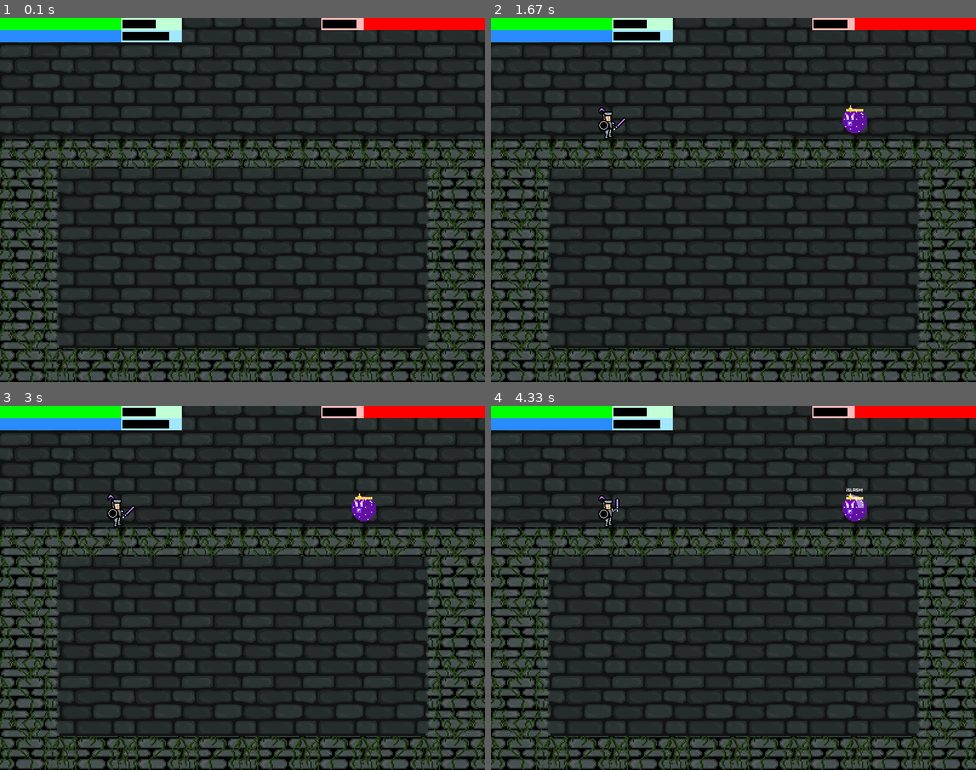
Above: before the commit, frames 1-4 (two rows, left to right).
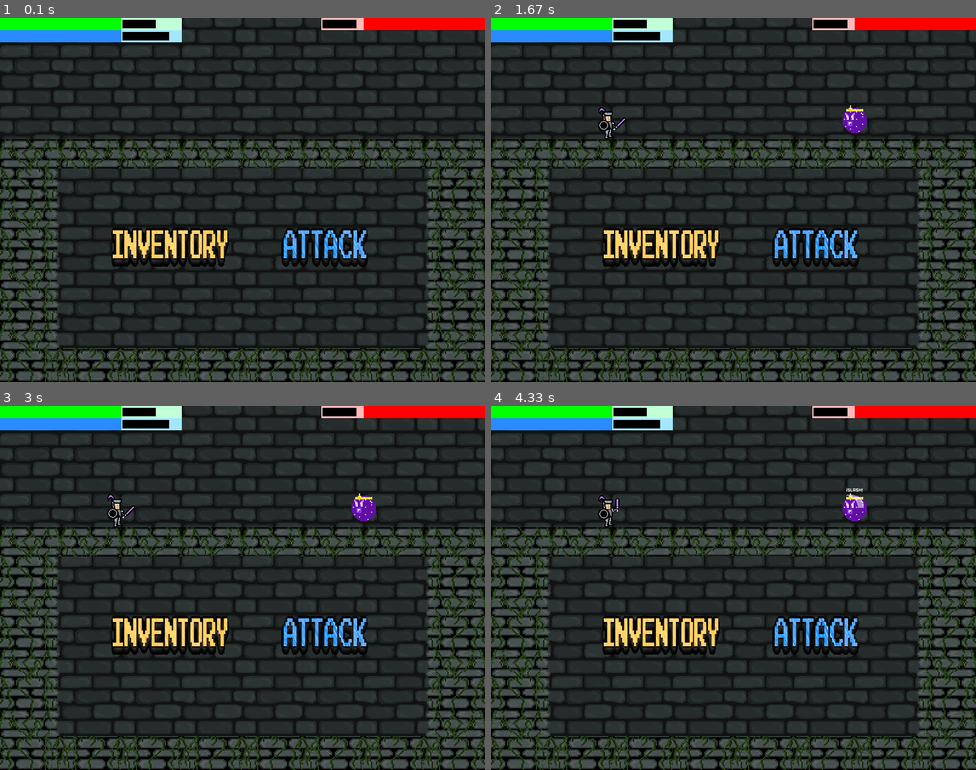
Above: after the commit, the same moments.

Repository: Gabo-TheCreator/MACC_ProyectoProgramacion2020-1
Game: pygame game, started from REQUIEM OF THE FALLEN/main.py
Same seed, same stepped clock (60 frames per second), same inputs: the game is played once before the commit and once after it.
Inputs:
- Up to frame 1 (0.1 s): no input
- Up to frame 2 (1.67 s): hold Right 0.33-0.8 s; tap Enter at 1.23 s; hold Right from 1.63 s (still down)
- Up to frame 3 (3 s): release Right at 2.1 s; tap Enter at 2.8 s
- Up to frame 4 (4.33 s): hold Left 3.2-3.67 s; type "a" at 4.2 s

The runs differ from the first frame. In frame 1, 3.2% of the frame differs, in the area x 23-76%, y 57-69%; in frame 2, 3.2%; in frame 3, 3.2%; in frame 4, 3.2%.

Commit message:
Update ActionMenu.py
[ADD] Add images for the ActionMenu
[ADD] Add button interactor for the action menu

Diff:
--- a/REQUIEM OF THE FALLEN/ActionMenu.py
+++ b/REQUIEM OF THE FALLEN/ActionMenu.py
@@ -1,6 +1,9 @@
 import pygame
 import Common
 from Constantes import Constants
+from inGameButtonsInteractor import inGameButtonsInteractor
+from pygame_functions import *
+from enums import Enums
 
 class ActionMenu:
 
@@ -11,7 +14,23 @@
     thisEnemy = None
     thisScreen = None
 
-    def __init__(self, player, enemy, screen):
+    menuState = None
+
+    buttonsInteractor = inGameButtonsInteractor()
+
+    def __init__(self):
+        self.initBaseMenu()
+
+    def initBaseMenu(self):
+        self.menuState = Enums.inGame.Menu.States.baseState
+
+    def initInventory(self):
+        self.menuState = Enums.inGame.Menu.States.inventory
+
+    def initAttack(self):
+        self.menuState = Enums.inGame.Menu.States.attack
+
+    def updateMenuData(self, player, enemy, screen):
         if player != None and enemy != None and screen != None:
             self.thisPlayer = player
             self.thisEnemy = enemy
@@ -19,6 +38,32 @@
 
     def displayMenu(self):
         print("displayMenu")
+
+        if self.menuState == Enums.inGame.Menu.States.baseState:
+            self.reloadBaseMenu(self.buttonsInteractor.baseButtonsIndex, False)
+            if keyPressed("right"):
+                self.buttonsInteractor.baseButtonsIndex = self.buttonsInteractor.validateBaseButtonsNewIndexPosition(self.buttonsInteractor.baseButtonsIndex, Enums.inGame.Menu.baseState.directions.right)
+                self.reloadBaseMenu(self.buttonsInteractor.baseButtonsIndex, True)
+            elif keyPressed("left"):
+                self.buttonsInteractor.baseButtonsIndex = self.buttonsInteractor.validateBaseButtonsNewIndexPosition(self.buttonsInteractor.baseButtonsIndex, Enums.inGame.Menu.baseState.directions.left)
+                self.reloadBaseMenu(self.buttonsInteractor.baseButtonsIndex, True)
+            elif keyPressed("return"):
+                self.redirectToMenu(self.buttonsInteractor.baseButtonsIndex)
+        elif self.menuState == Enums.inGame.Menu.States.inventory:
+            if keyPressed("right"):
+                print("Inventory")
+            elif keyPressed("left"):
+                print("Inventory")
+            elif keyPressed("return"):
+                print("Inventory")
+        elif self.menuState == Enums.inGame.Menu.States.attack:
+            self.reloadAttackMenu(self.buttonsInteractor.attackButtonsIndex, False)
+            if keyPressed("right"):
+                print("Attack")
+            elif keyPressed("left"):
+                print("Attack")
+            elif keyPressed("return"):
+                print("Attack")
 
     def actionMenuScreenCorrectPosition(self, xpos, ypos):
 
@@ -32,10 +77,33 @@
 
     def reloadBaseMenu(self, newIndex, withSound):
         # Unselected view
+
         self.thisScreen.blit(self.cons.botones.INVENTORY_n, (self.actionMenuScreenCorrectPosition(80, 90)))
         self.thisScreen.blit(self.cons.botones.ATTACK_n, ((self.actionMenuScreenCorrectPosition(360, 90))))
 
         if withSound:
             self.common.EndLine.play()
 
-        pygame.display.update()
+        selectedButton = self.buttonsInteractor.baseButtons[newIndex]
+
+        if selectedButton == self.buttonsInteractor.baseButtons[0]:
+            self.thisScreen.blit(self.cons.botones.INVENTORY_s, (self.actionMenuScreenCorrectPosition(80, 90)))
+        elif selectedButton == self.buttonsInteractor.baseButtons[1]:
+            self.thisScreen.blit(self.cons.botones.ATTACK_s, ((self.actionMenuScreenCorrectPosition(360, 90))))
+
+
+    def reloadAttackMenu(self, newIndex, withSound):
+
+        self.thisScreen.blit(self.cons.botones.SLASH_n, (self.actionMenuScreenCorrectPosition(20, 20)))
+        self.thisScreen.blit(self.cons.botones.SPELL_n, (self.actionMenuScreenCorrectPosition(140, 20)))
+
+        if withSound:
+            self.common.EndLine.play()
+
+    def redirectToMenu(self, selectedButtonIndex):
+        if selectedButtonIndex == 0:
+            print("Inventory")
+            self.initInventory()
+        elif selectedButtonIndex == 1:
+            print("Attack")
+            self.initAttack()
--- a/REQUIEM OF THE FALLEN/Common.py
+++ b/REQUIEM OF THE FALLEN/Common.py
@@ -25,6 +25,18 @@
 
 BACK_n = cons.botones.BACK_n
 BACK_s = cons.botones.BACK_s
+SLASH_n = cons.botones.SLASH_n
+SLASH_s = cons.botones.SLASH_s
+SPELL_n  = cons.botones.SPELL_n
+SPELL_s  = cons.botones.SPELL_s
+HEALTH_n = cons.botones.HEALTH_n
+HEALTH_s = cons.botones.HEALTH_s
+BOOST_n = cons.botones.BOOST_n
+BOOST_s = cons.botones.BOOST_s
+EMPTY_n = cons.botones.EMPTY_n
+EMPTY_s = cons.botones.EMPTY_s
+MANA_n = cons.botones.MANA_n
+MANA_s = cons.botones.MANA_s
 
 # ======= THEMES/SOUND EFFECTS =============================================
 
--- a/REQUIEM OF THE FALLEN/Constantes.py
+++ b/REQUIEM OF THE FALLEN/Constantes.py
@@ -113,6 +113,31 @@
         INVENTORY_s = pygame.image.load(img + txt + but + "INVENTORYselect.png")
         INVENTORY_n = pygame.transform.scale(INVENTORY_n, (200, 75))
         INVENTORY_s = pygame.transform.scale(INVENTORY_s, (200, 75))
+        SLASH_n = pygame.image.load(img + txt + but + "SLASHnorm.png")
+        SLASH_s = pygame.image.load(img + txt + but + "SLASHselect.png")
+        SLASH_n = pygame.transform.scale(SLASH_n, (150, 75))
+        SLASH_s = pygame.transform.scale(SLASH_s, (150, 75))
+        SPELL_n = pygame.image.load(img + txt + but + "SPELLnorm.png")
+        SPELL_s = pygame.image.load(img + txt + but + "SPELLselect.png")
+        SPELL_n = pygame.transform.scale(SPELL_n, (150, 75))
+        SPELL_s = pygame.transform.scale(SPELL_s, (150, 75))
+        HEALTH_n = pygame.image.load(img + txt + but + "HEALTHnorm.png")
+        HEALTH_s = pygame.image.load(img + txt + but + "HEALTHselect.png")
+        HEALTH_n = pygame.transform.scale(HEALTH_n, (150, 75))
+        HEALTH_s = pygame.transform.scale(HEALTH_s, (150, 75))
+        BOOST_n = pygame.image.load(img + txt + but + "BOOSTnorm.png")
+        BOOST_s = pygame.image.load(img + txt + but + "BOOSTselect.png")
+        BOOST_n = pygame.transform.scale(BOOST_n, (150, 75))
+        BOOST_s = pygame.transform.scale(BOOST_s, (150, 75))
+        EMPTY_n = pygame.image.load(img + txt + but + "EMPTYnorm.png")
+        EMPTY_s = pygame.image.load(img + txt + but + "EMPTYselect.png")
+        EMPTY_n = pygame.transform.scale(EMPTY_n, (150, 75))
+        EMPTY_s = pygame.transform.scale(EMPTY_s, (150, 75))
+        MANA_n = pygame.image.load(img + txt + but + "MANAnorm.png")
+        MANA_s = pygame.image.load(img + txt + but + "MANAselect.png")
+        MANA_n = pygame.transform.scale(MANA_n, (150, 75))
+        MANA_s = pygame.transform.scale(MANA_s, (150, 75))
+
     # ========================================================================
     # ========  IMÁGENES  ====================================================
     class extras:
--- a/REQUIEM OF THE FALLEN/MainMenu.py
+++ b/REQUIEM OF THE FALLEN/MainMenu.py
@@ -29,15 +29,11 @@
                 key = event.key
                 if key == K_LEFT:
                     print("Key left")
-                    self.buttonsInteractor.buttonIndex = self.buttonsInteractor.validateNewIndexPosition(
-                        self.buttonsInteractor.buttonIndex,
-                        Enums.MainMenu.directions.left)
+                    self.buttonsInteractor.buttonIndex = self.buttonsInteractor.validateNewIndexPosition(self.buttonsInteractor.buttonIndex, Enums.MainMenu.directions.left)
                     self.reloadViewsForSelectedButtonInIndex(self.buttonsInteractor.buttonIndex, True)
                 elif key == K_RIGHT:
                     print("Key Right")
-                    self.buttonsInteractor.buttonIndex = self.buttonsInteractor.validateNewIndexPosition(
-                        self.buttonsInteractor.buttonIndex,
-                        Enums.MainMenu.directions.right)
+                    self.buttonsInteractor.buttonIndex = self.buttonsInteractor.validateNewIndexPosition(self.buttonsInteractor.buttonIndex, Enums.MainMenu.directions.right)
                     self.reloadViewsForSelectedButtonInIndex(self.buttonsInteractor.buttonIndex, True)
                 elif key == K_RETURN:
                     if self.redirectToScreen(self.buttonsInteractor.buttonIndex):
--- a/REQUIEM OF THE FALLEN/enums.py
+++ b/REQUIEM OF THE FALLEN/enums.py
@@ -34,6 +34,10 @@
 
     class inGame:
         class Menu:
+            class States(Enum):
+                baseState = 0
+                inventory = 1
+                attack = 2
             class baseState:
                 class Button(Enum):
                     inventory = 0
--- a/REQUIEM OF THE FALLEN/inGame.py
+++ b/REQUIEM OF THE FALLEN/inGame.py
@@ -24,11 +24,13 @@
 
     player = Character(100, 100, 1.0, "Caballerito", [health_potion, mana_potion, boost_potion, empty_potion], [slash_attack, magic_player], Enums.CharacterType.player)
     enemy = Character(500, 500, 1.0, "Kho'wid", [], [slash_attack, magic_enemy, miss], Enums.CharacterType.enemy)
-
+    actionMenu = None
 
     def __init__(self, screen, mainManager=None):
         self.screen = screen
-
+        self.actionMenu = ActionMenu()
+        self.actionMenu.updateMenuData(self.player, self.enemy, self.screen)
+        self.actionMenu.displayMenu()
 
         if mainManager != None:
             self.mainManager = mainManager
@@ -84,8 +86,8 @@
             self.loadData()
 
     def loadData(self):
-        actionMenu = ActionMenu("player", "enemy", self.screen)
-        actionMenu.displayMenu()
+        self.actionMenu.updateMenuData(self.player, self.enemy, self.screen)
+        self.actionMenu.displayMenu()
 
 
     def redirectToScreen(self, selectedButtonIndex):
--- a/REQUIEM OF THE FALLEN/inGameButtonsInteractor.py
+++ b/REQUIEM OF THE FALLEN/inGameButtonsInteractor.py
@@ -27,6 +27,11 @@
 
     attackMinIndex = 0
     attackMaxIndex = len(attackButtons) - 1
+
+    def __init__(self):
+        self.baseButtonsIndex = 0
+        self.inventoryButtonsIndex = 0
+        self.attackButtonsIndex = 0
 
     def validateBaseButtonsNewIndexPosition(self, actualIndex, direction=Enums.inGame.Menu.baseState.directions.none):
         print("validateBaseButtonsNewIndexPosition")
Binary file added: REQUIEM OF THE FALLEN/Images/Text/Buttons/BOOSTnorm.png
Binary file added: REQUIEM OF THE FALLEN/Images/Text/Buttons/BOOSTselect.png
Binary file added: REQUIEM OF THE FALLEN/Images/Text/Buttons/EMPTYnorm.png
Binary file added: REQUIEM OF THE FALLEN/Images/Text/Buttons/EMPTYselect.png
Binary file added: REQUIEM OF THE FALLEN/Images/Text/Buttons/HEALTHnorm.png
Binary file added: REQUIEM OF THE FALLEN/Images/Text/Buttons/HEALTHselect.png
Binary file added: REQUIEM OF THE FALLEN/Images/Text/Buttons/MANAnorm.png
Binary file added: REQUIEM OF THE FALLEN/Images/Text/Buttons/MANAselect.png
Binary file added: REQUIEM OF THE FALLEN/Images/Text/Buttons/SLASHnorm.png
Binary file added: REQUIEM OF THE FALLEN/Images/Text/Buttons/SLASHselect.png
Binary file added: REQUIEM OF THE FALLEN/Images/Text/Buttons/SPELLnorm.png
Binary file added: REQUIEM OF THE FALLEN/Images/Text/Buttons/SPELLselect.png
